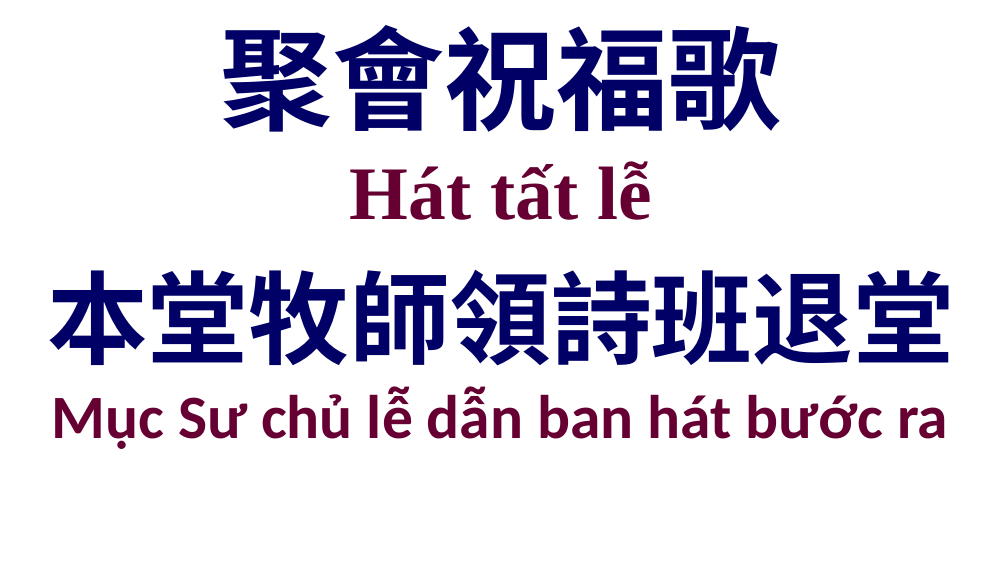
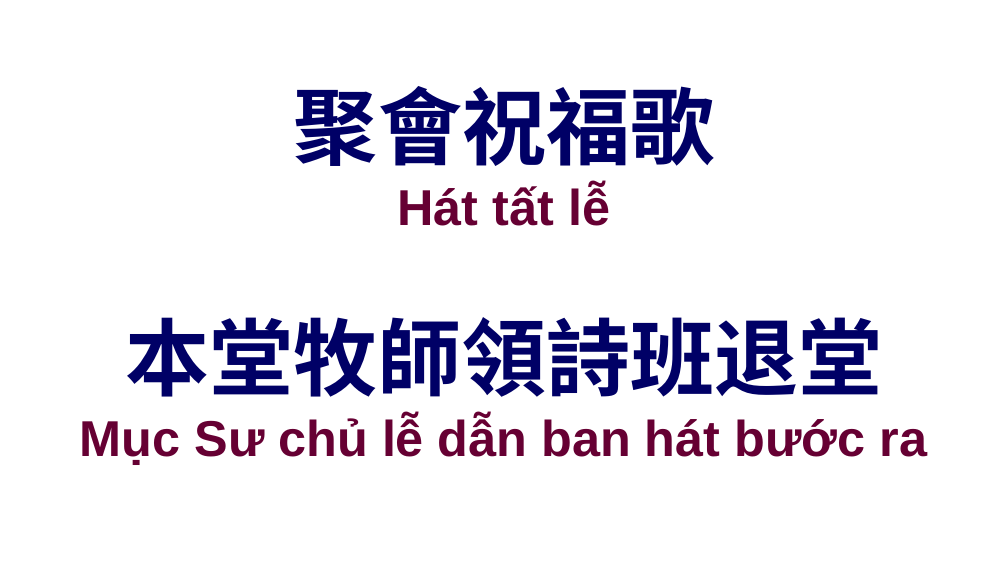
Before and after one commit to batisuoc/other-ppts, a slide deck: slide 27 of 聯合崇拜流程.pptx. Drawn at 1008x567 pixels with LibreOffice and Linux fonts; fonts in the diff are those of the drawing; background and template pictures are left out. Boxes give left, top, right and bottom in pixels: in the first picture for what was removed or moved away, otherwise in the second. Text is boxed around its words. In the diff, an @@ line names an element or a change of style, - is before the commit and + after.

Commit message:
Update ppts

```diff
--- a/聯合崇拜流程.pptx
+++ b/聯合崇拜流程.pptx
@@ text "聚會祝福歌" moved from (x1=221, y1=25, x2=781, y2=220) to (x1=294, y1=86, x2=714, y2=226) @@
@@ text "聚會祝福歌" at (x1=294, y1=86, x2=714, y2=226): size 80 to 60 pt in "聚會祝福歌"; size 54 to 36 pt, font Times New Roman to Arial in "Hát tất lễ" @@
@@ text "本堂牧師領詩班退堂" moved from (x1=47, y1=270, x2=954, y2=449) to (x1=80, y1=317, x2=927, y2=465) @@
@@ text "本堂牧師領詩班退堂" at (x1=80, y1=317, x2=927, y2=465): size 72 to 60 pt in "本堂牧師領詩班退堂"; size 44 to 36 pt, font Calibri to Arial in "Mục Sư chủ lễ dẫn ban hát ..." @@
```
Also in this commit, not shown: 22 other slides changed.
